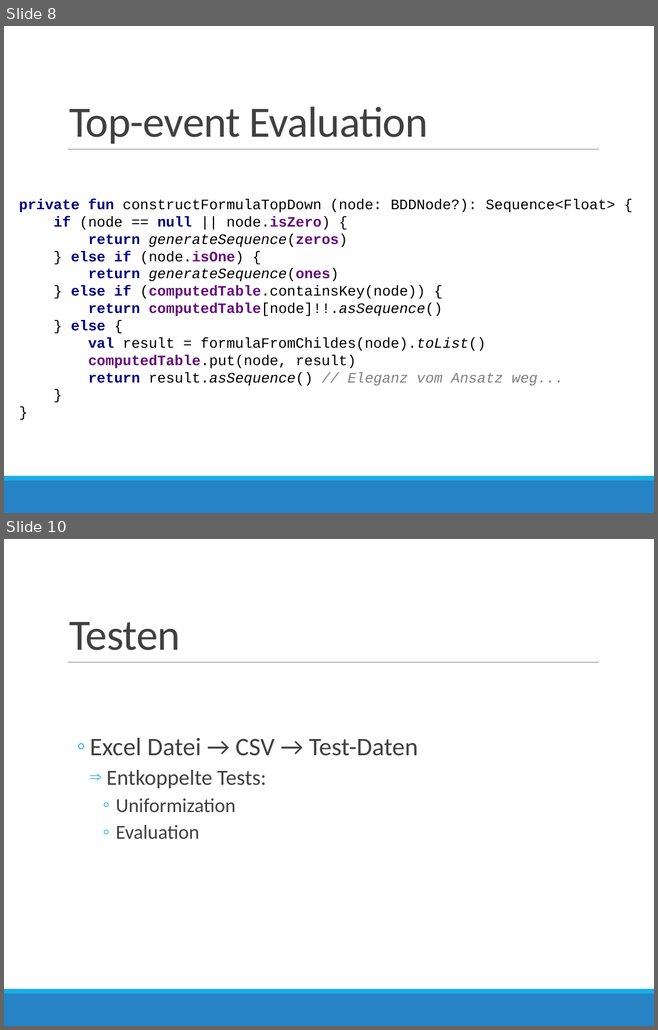
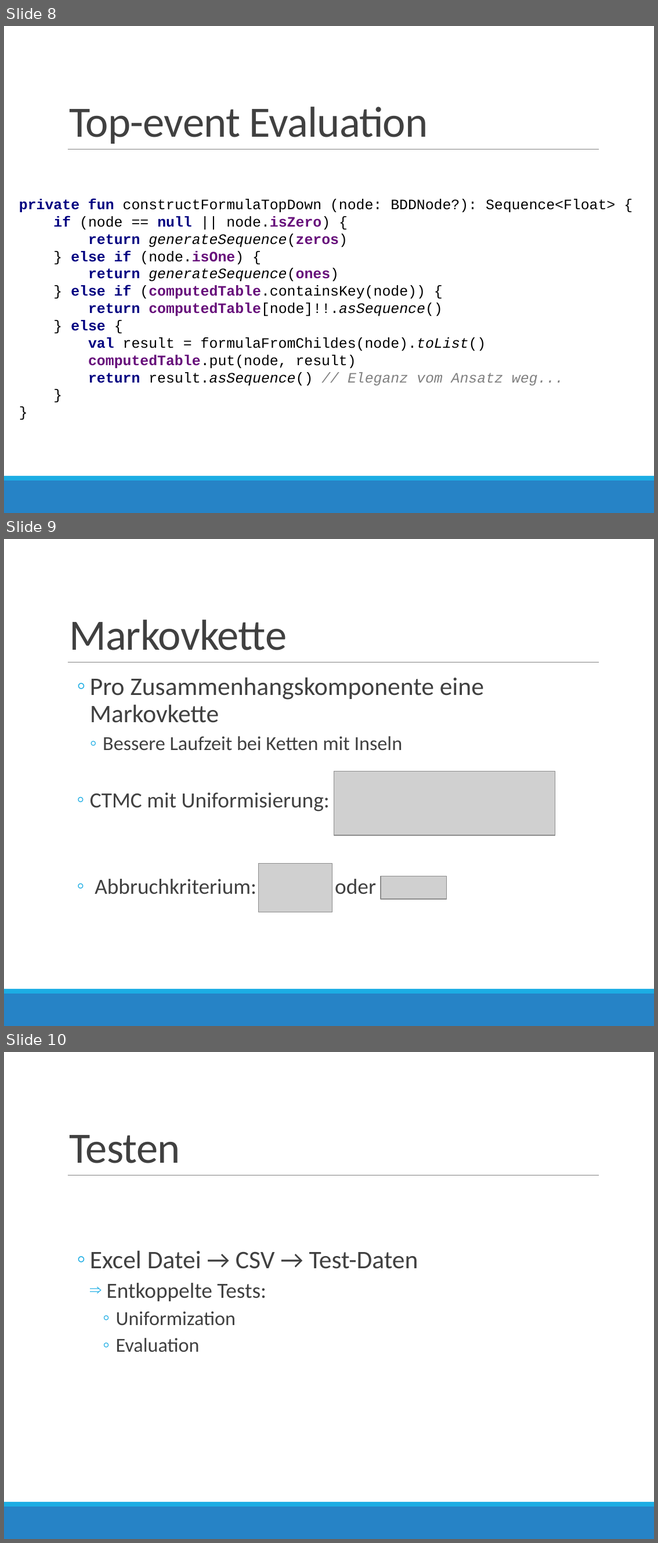
Before and after one commit to AndreMann90/fart_fssd, a slide deck: doc/Programmier-Projekt-Praesi.pptx. Shown one above the other, each under a label of ours: slides 8 and 10 before the commit, slides 8, 9 and 10 after it; the slides between them are not shown. The pictures are 658x1030 and 658x1543 pixels, drawn with LibreOffice and Linux fonts; fonts in the diff are those of the drawing; grey boxes stand for pictures. Boxes give left, top, right and bottom in pixels: in the first picture for what was removed or moved away, otherwise in the second. Text is boxed around its words. In the diff, an @@ line names an element or a change of style, - is before the commit and + after.

```diff
--- a/doc/Programmier-Projekt-Praesi.pptx
+++ b/doc/Programmier-Projekt-Praesi.pptx
@@ slide 9 added at [4, 539, 654, 1026], background #FFFFFF; not listed: 3 template elements that a slide beside it also shows @@
@@ title added at [69, 620, 286, 650], 48 pt, text #404040 @@
+Markovkette
@@ text added at [90, 677, 484, 895], 24 pt, text #404040 @@
+  ◦ Pro Zusammenhangskomponente eine Markovkette
+    ◦ Bessere Laufzeit bei Ketten mit Inseln
+  ◦ CTMC mit Uniformisierung:
+  ◦ Abbruchkriterium: oder
@@ picture added at [334, 772, 555, 836] @@
@@ picture added at [259, 863, 332, 912] @@
@@ picture added at [381, 876, 447, 900] @@
```
Also in this commit, not shown: 3 slides changed, 1 slide removed.
